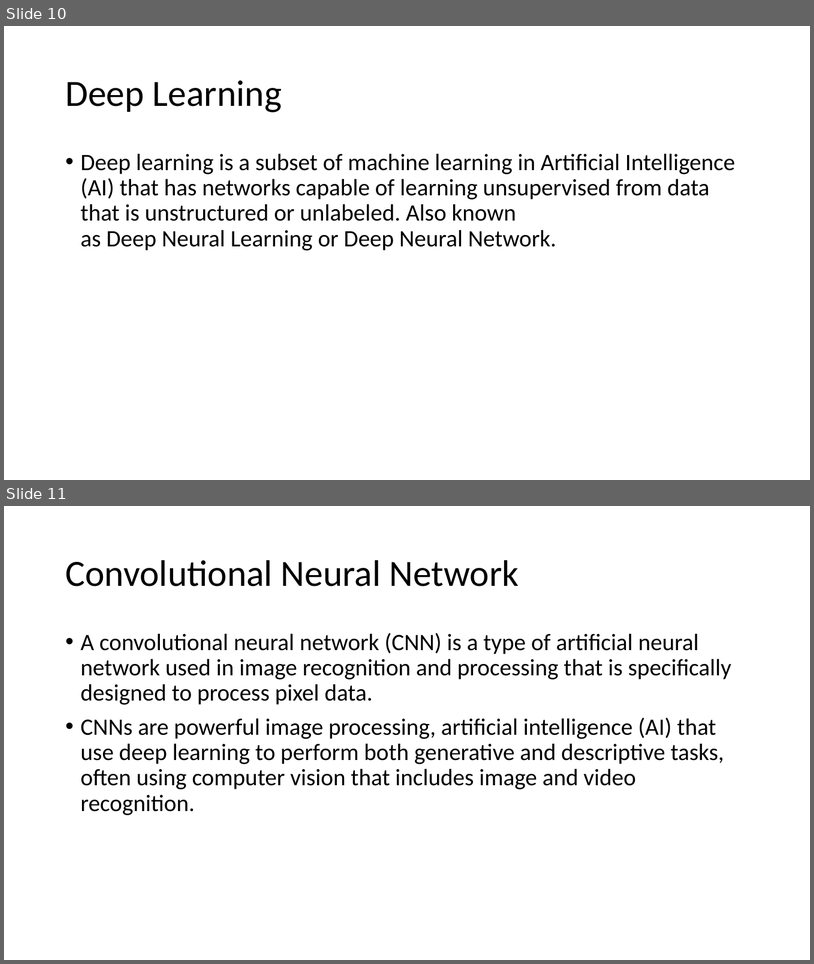
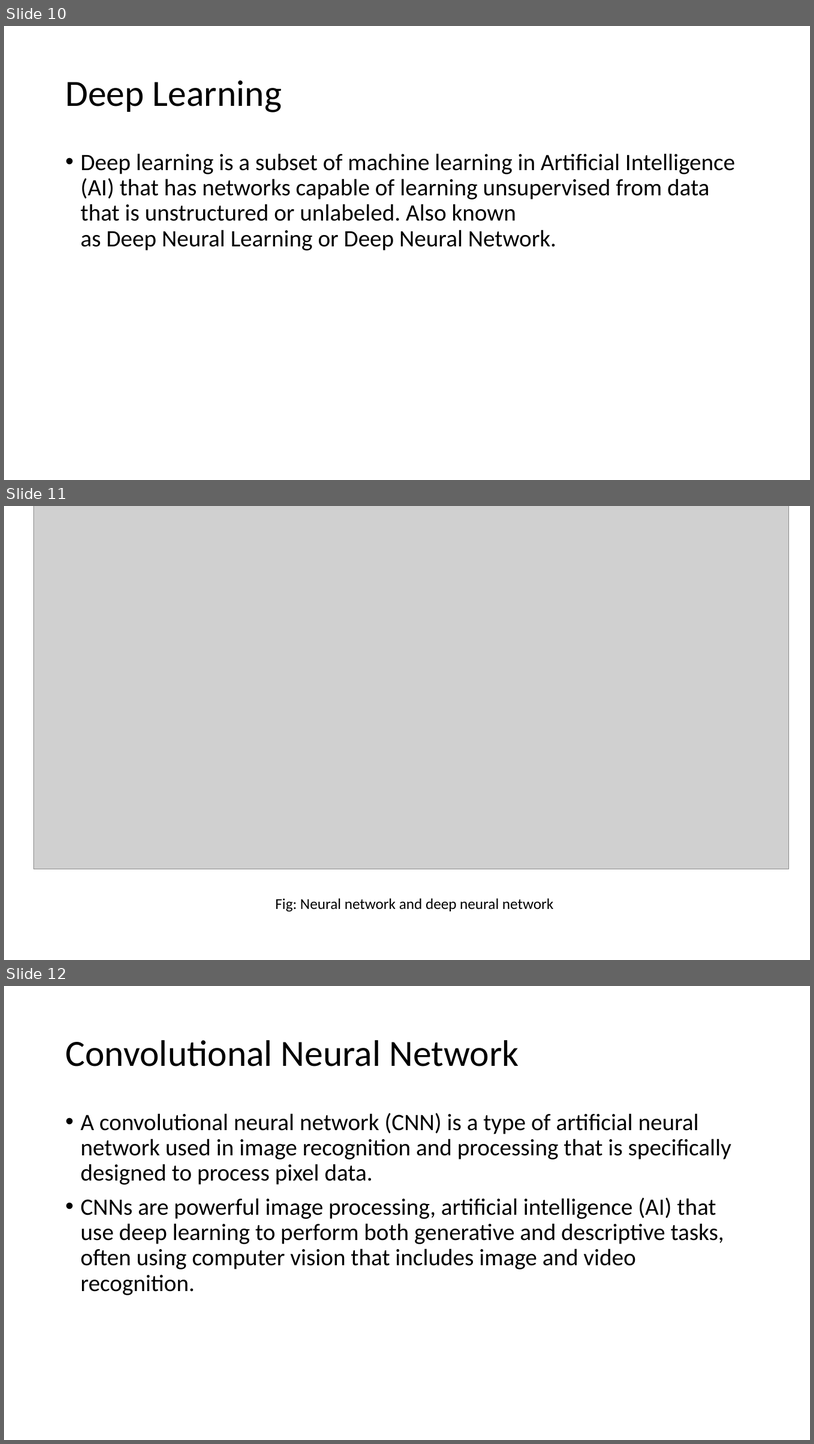
Before and after one commit to IkramulMurad/Face-detection, a slide deck: Book/Facial Key-points Detection.pptx. Shown one above the other, each under a label of ours: slides 10 and 11 before the commit, slides 10, 11 and 12 after it. The pictures are 814x964 and 814x1444 pixels, drawn with LibreOffice and Linux fonts; fonts in the diff are those of the drawing; grey boxes stand for pictures. Boxes give left, top, right and bottom in pixels: in the first picture for what was removed or moved away, otherwise in the second. Text is boxed around its words. In the diff, an @@ line names an element or a change of style, - is before the commit and + after.

Commit message:
update slide

```diff
--- a/Book/Facial Key-points Detection.pptx
+++ b/Book/Facial Key-points Detection.pptx
@@ slide 11 added at (4, 506, 810, 960), background #FFFFFF @@
@@ picture added at (33, 506, 789, 869) @@
@@ text added at (275, 898, 554, 912), 18 pt, text #000000 @@
+Fig: Neural network and deep neural network
@@ what was slide 11 is now slide 12 @@
```
Also in this commit, not shown: 8 other slides added.
